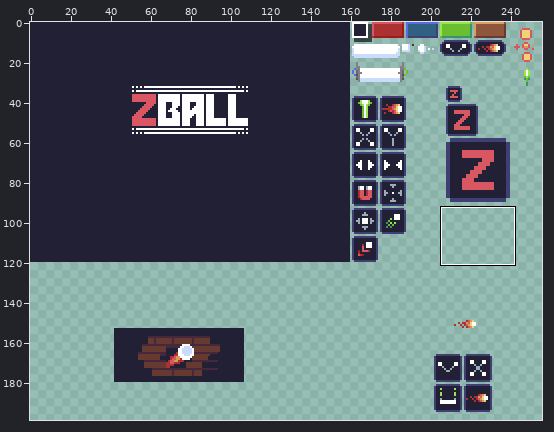
File history of a pixel-art file, assets/sprites.ase. The picture above shows the old version from afar; the outline marks the close-up.
Close-up. First the earlier version:
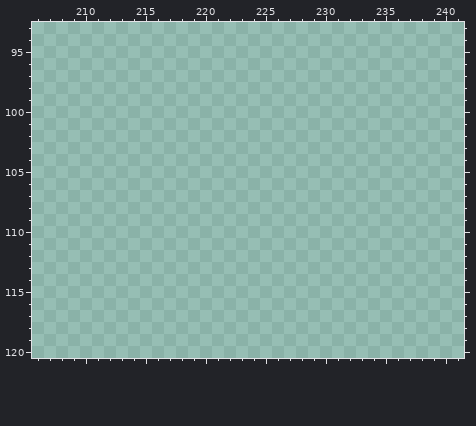
256x256 pixels, 1 frame. Shown: x 206..241, y 93..120. The wide view leaves out empty margins.
Once edited:
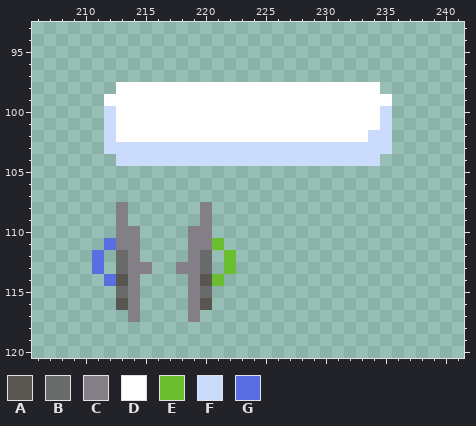
Palette (. is transparent): A #595652  B #696a6a  C #847e87  D #ffffff  E #6abe30  F #cbdbfc  G #5b6ee1
Diff:
--- layer "Layer 1"
@@ x 206..241 @@
  97 ....................................
- 98 ....................................
- 99 ....................................
-100 ....................................
-101 ....................................
-102 ....................................
-103 ....................................
-104 ....................................
+ 98 .......DDDDDDDDDDDDDDDDDDDDDD.......
+ 99 ......DDDDDDDDDDDDDDDDDDDDDDDD......
+100 ......FDDDDDDDDDDDDDDDDDDDDDDF......
+101 ......FDDDDDDDDDDDDDDDDDDDDDDF......
+102 ......FDDDDDDDDDDDDDDDDDDDDDFF......
+103 ......FFFFFFFFFFFFFFFFFFFFFFFF......
+104 .......FFFFFFFFFFFFFFFFFFFFFF.......
 105 ....................................
@@ x 209..224 @@
 107 ................
-108 ................
-109 ................
-110 ................
-111 ................
-112 ................
-113 ................
-114 ................
-115 ................
-116 ................
-117 ................
+108 ....C......C....
+109 ....C......C....
+110 ....CC....CC....
+111 ...GCC....CCE...
+112 ..G.BC....CB.E..
+113 ..G.BCC..CCB.E..
+114 ...GAC....CAE...
+115 ....BC....CB....
+116 ....AC....CA....
+117 .....C....C.....
 118 ................
Changed places in both close-ups, as pixel boxes (x1, y1, x2, y2):
added: (104, 82, 392, 166)
added: (92, 202, 236, 322)
